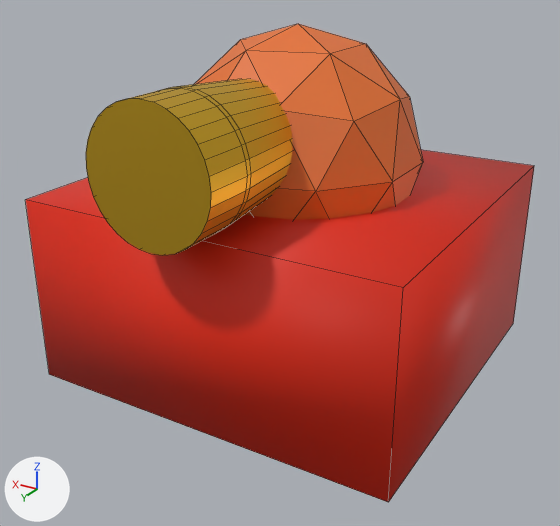
The Blender file vue-project/public/tank/main.blend: old version first, new version second.
Before and after are seen from a 50 mm lens placed at (-0.978, 1.717, 1.113), pointed at (-0.016, 0.115, 0.311). Lighting does not change. The marker at lower left points along +X, +Y and +Z. Mesh edges are drawn as thin lines. The same objects are shown in both versions, whatever each file hides.

Objects in the first picture: '柱体', '棱角球', '玩家坦克'.
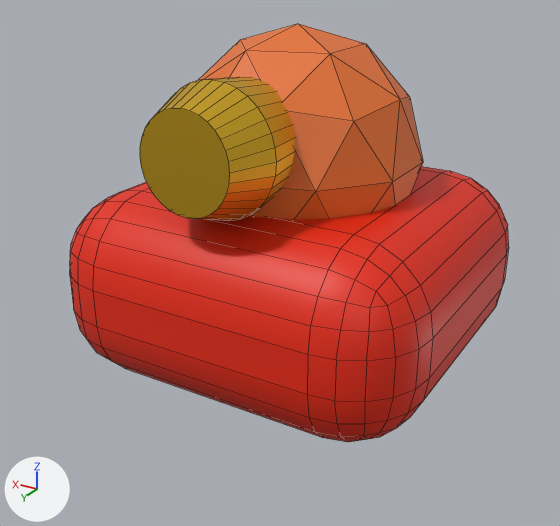
Changed parts and their boxes (x1, y1, x2, y2) in the pictures (560 x 526 px):
```json
{"object": "玩家坦克", "change": "modifiers changed", "before": [26, 150, 534, 502], "after": [70, 167, 509, 442], "on screen": "14% narrower, 22% shorter"}
{"object": "柱体", "change": "reshaped", "before": [86, 79, 292, 255], "after": [140, 77, 295, 221], "on screen": "25% narrower, 18% shorter"}
```

Scene script edits in JSON lines:
```json
{"block": "me_柱体", "where": "# used by ob_柱体; parent = ob_棱角球; location = (-3.462, 2.282, 0.658)"}
{"op": "remove", "block": "me_柱体", "code": "me_柱体.from_pydata(...)  # 128 vertices, 98 faces; spans x -0.159..0.159, y -0.258..0.272, z -0.159..0.159"}
{"op": "add", "block": "me_柱体", "code": "me_柱体.from_pydata(...)  # 96 vertices, 66 faces; spans x -0.159..0.159, y -0.258..0.144, z -0.159..0.159"}
{"block": "me_柱体", "change": "me_柱体 part 1"}
{"block": "me_柱体", "change": "64 vertices are removed from x -0.159..0.159, y 0.141..0.272, z -0.159..0.159"}
{"block": "me_柱体", "change": "65 faces are deleted"}
{"block": "me_柱体", "change": "32 vertices in x -0.159..0.159, y 0.126, z -0.159..0.159 move by (0.0, -0.104, 0.0)"}
{"block": "me_柱体", "change": "32 vertices are added at x -0.119..0.119, y 0.144, z -0.119..0.119"}
{"block": "me_柱体", "change": "33 new faces join them"}
{"op": "add", "block": "ob_玩家坦克", "code": "_m = ob_玩家坦克.modifiers.new('倒角', 'BEVEL')"}
{"op": "add", "block": "ob_玩家坦克", "code": "_m.width = 0.2"}
{"op": "add", "block": "ob_玩家坦克", "code": "_m.width_pct = 0.2"}
{"op": "add", "block": "ob_玩家坦克", "code": "_m.segments = 5"}
```
